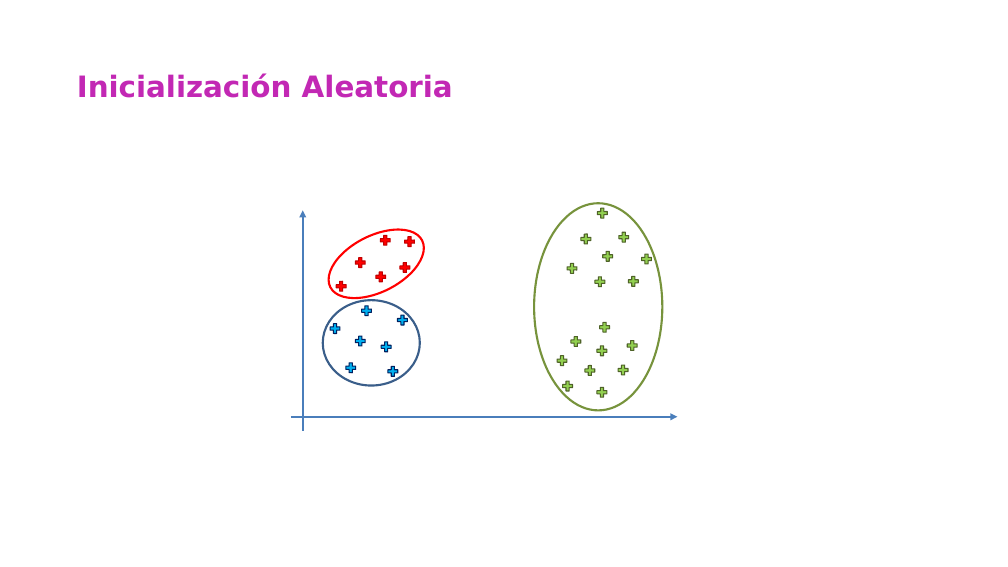
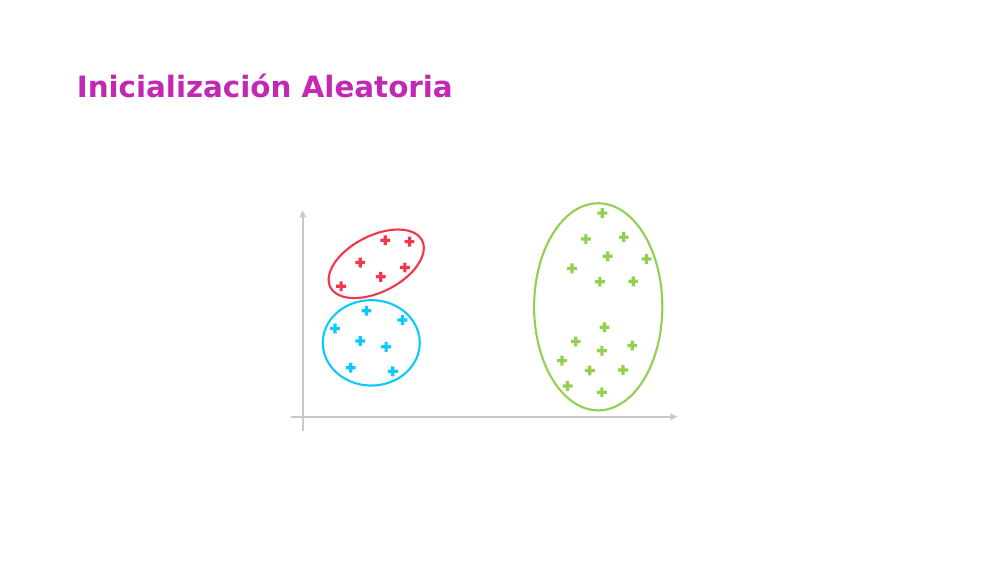
Before and after one commit to csameshiman/Axity_Curso_ML_2023, a slide deck: slide 26 of Diapositivas/Parte 04.Clustering/04_01_K-Means_Clustering.pptx (slide 39 before the commit). Drawn at 1008x567 pixels with LibreOffice and Linux fonts; fonts in the diff are those of the drawing; background and template pictures are left out. Boxes give left, top, right and bottom in pixels: in the first picture for what was removed or moved away, otherwise in the second. Text is boxed around its words. In the diff, an @@ line names an element or a change of style, - is before the commit and + after.

```diff
--- a/Diapositivas/Parte 04.Clustering/04_01_K-Means_Clustering.pptx
+++ b/Diapositivas/Parte 04.Clustering/04_01_K-Means_Clustering.pptx
@@ ellipse at (535,203,663,411): outline #77933C 2 pt to #92D050 2 pt @@
@@ arrow (302, 431) - (302, 210): stroke #4A7EBB 2.25 pt to #C8C9C7 2.25 pt @@
@@ ellipse at (318,216,435,312): outline #FF0000 2 pt to #F4364C 2 pt @@
@@ fill #FF0000 to #F4364C; outline #C00000 1 pt to none in 6 elements at (335,279,347,292), (375,270,388,283), (354,256,367,269), (399,261,412,274), (403,236,416,248), (379,234,392,247) @@
@@ ellipse at (323,300,420,386): outline #3A5E8A 2 pt to #0DC9FD 2 pt @@
@@ outline #4F6228 1 pt to none in 17 elements at (596,207,609,220), (617,231,630,244), (580,233,592,245), (602,250,614,263), (640,253,653,266), (593,276,606,288), (627,275,640,288), (566,262,579,275), (555,354,568,367), (570,335,583,348), (583,364,596,377), (561,380,574,393), (596,386,608,399), (617,363,630,376), (596,344,608,357), (626,339,639,352), (599,321,611,334) @@
@@ fill #00B0F0 to #0DC9FD; outline #002060 1 pt to none in 7 elements at (396,313,409,326), (354,335,367,347), (387,365,400,378), (344,361,357,374), (329,322,341,335), (360,304,373,317), (380,341,393,354) @@
@@ arrow (291, 417) - (678, 417): stroke #4A7EBB 2.25 pt to #C8C9C7 2.25 pt @@
```
Also in this commit, not shown: 24 other slides changed, 13 slides removed.
